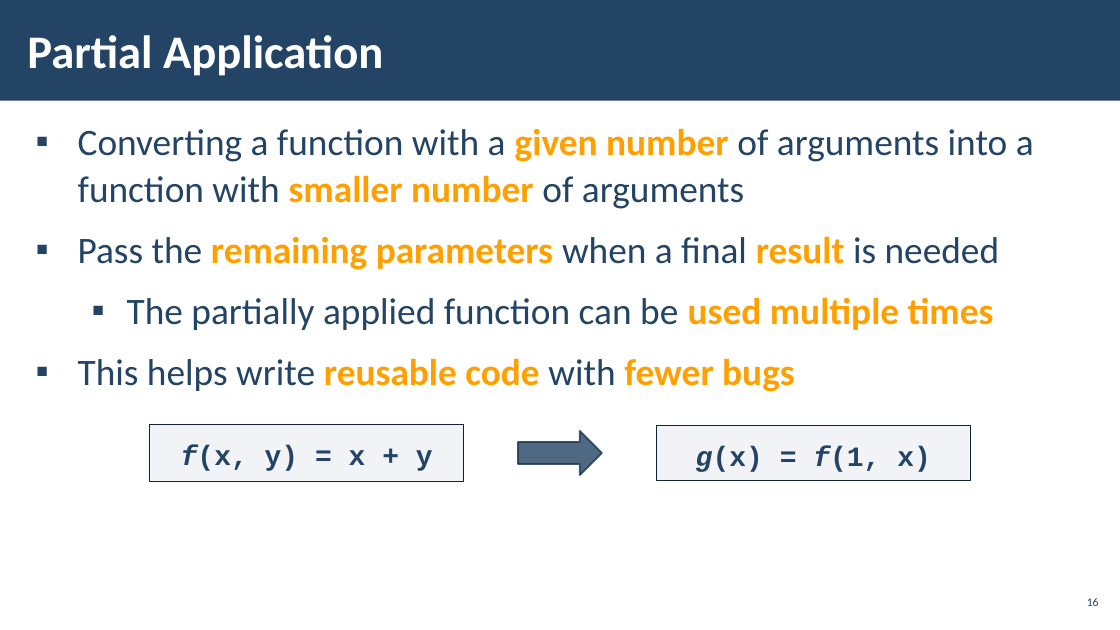
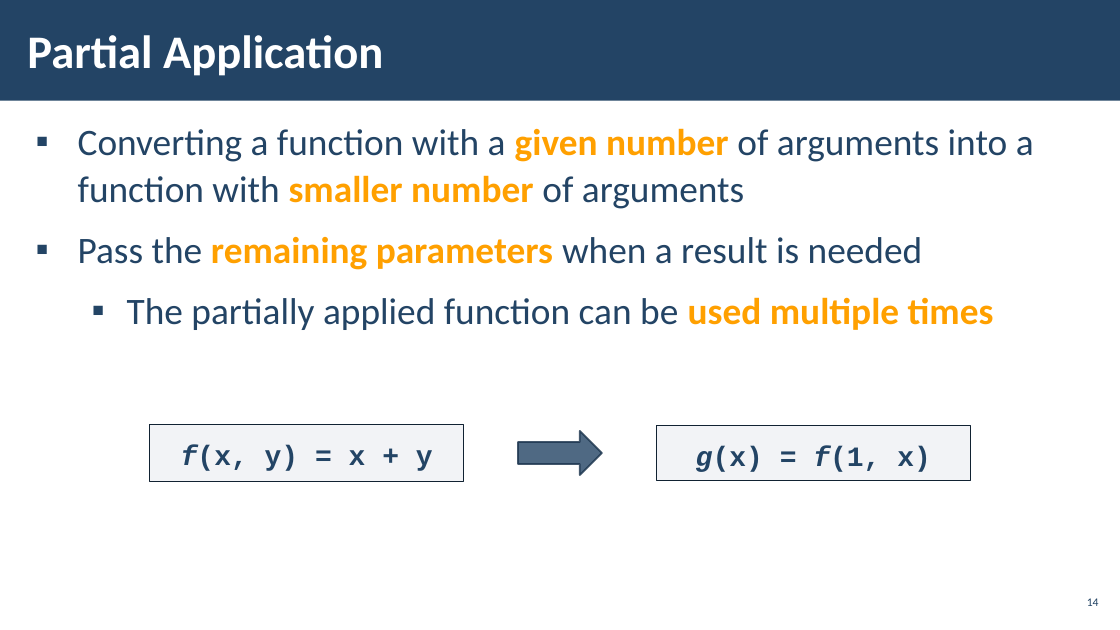
Before and after one commit to ErayErol/Software-University-Courses, a slide deck: slide 14 of JS Advanced - 2019.09.16/04. Advanced Functions/LAB/JS-Advanced-Advanced-Functions.pptx (slide 16 before the commit). Drawn at 1120x630 pixels with LibreOffice and Linux fonts; fonts in the diff are those of the drawing; background and template pictures are left out. Boxes give left, top, right and bottom in pixels: in the first picture for what was removed or moved away, otherwise in the second. Text is boxed around its words. In the diff, an @@ line names an element or a change of style, - is before the commit and + after.

```diff
--- a/JS Advanced - 2019.09.16/04. Advanced Functions/LAB/JS-Advanced-Advanced-Functions.pptx
+++ b/JS Advanced - 2019.09.16/04. Advanced Functions/LAB/JS-Advanced-Advanced-Functions.pptx
@@ text at (78,237,923,270): text changed @@
-▪ Pass the remaining parameters when a final result is needed
+▪ Pass the remaining parameters when a result is needed
@@ text at (78,358,795,392): paragraph removed @@
-▪ This helps write reusable code with fewer bugs
@@ page number at (1087,598,1099,606): text changed @@
-16
+14
```
Also in this commit, not shown: 14 other slides changed, 6 slides added, 20 slides removed, 3 other files.
